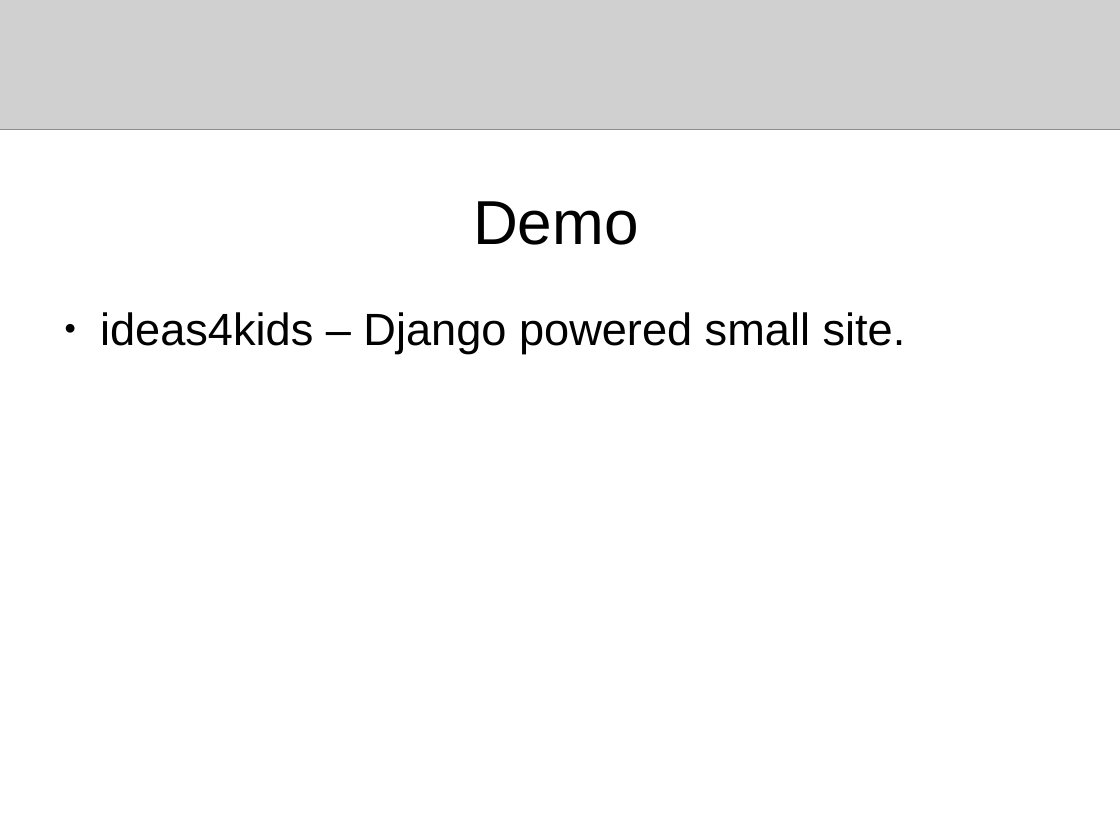
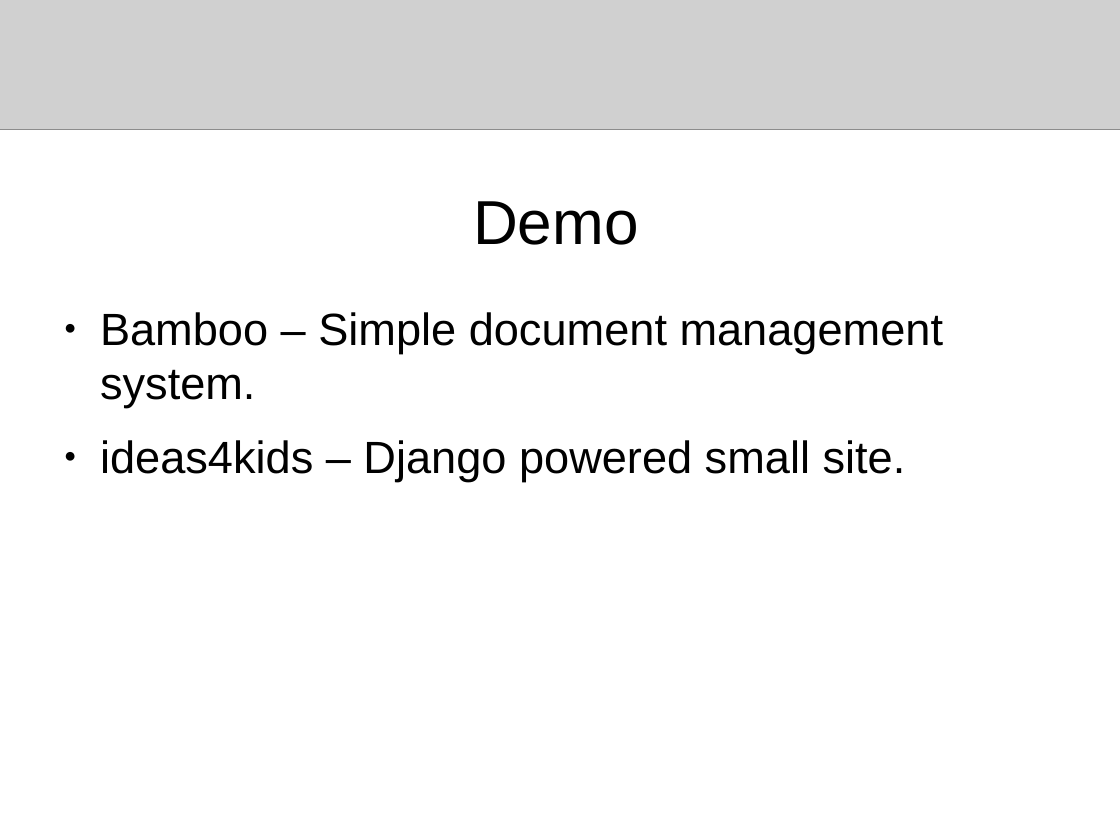
Before and after one commit to flaxsearch/flaxcode, a slide deck: slide 23 of flax_search_service/docs/presentations/europython2009.odp (slide 22 before the commit). Drawn at 1120x840 pixels with LibreOffice and Linux fonts; fonts in the diff are those of the drawing; grey boxes stand for pictures. Boxes give left, top, right and bottom in pixels: in the first picture for what was removed or moved away, otherwise in the second. Text is boxed around its words. In the diff, an @@ line names an element or a change of style, - is before the commit and + after.

```diff
--- a/flax_search_service/docs/presentations/europython2009.odp
+++ b/flax_search_service/docs/presentations/europython2009.odp
@@ text at bbox=[100, 312, 943, 408]: paragraph added @@
+● Bamboo – Simple document management system.
```
Also in this commit, not shown: 18 other slides changed, 2 slides added.
